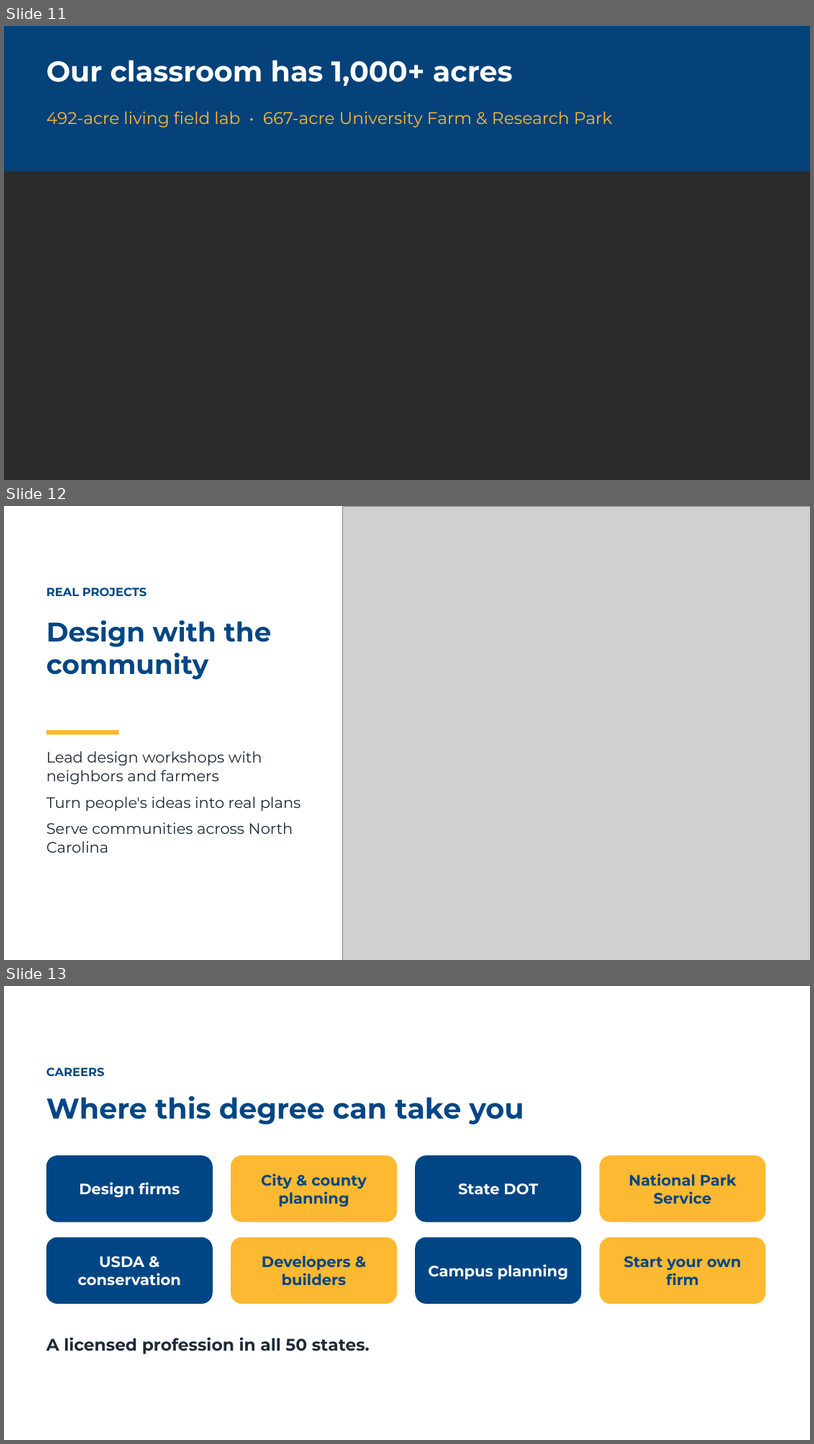
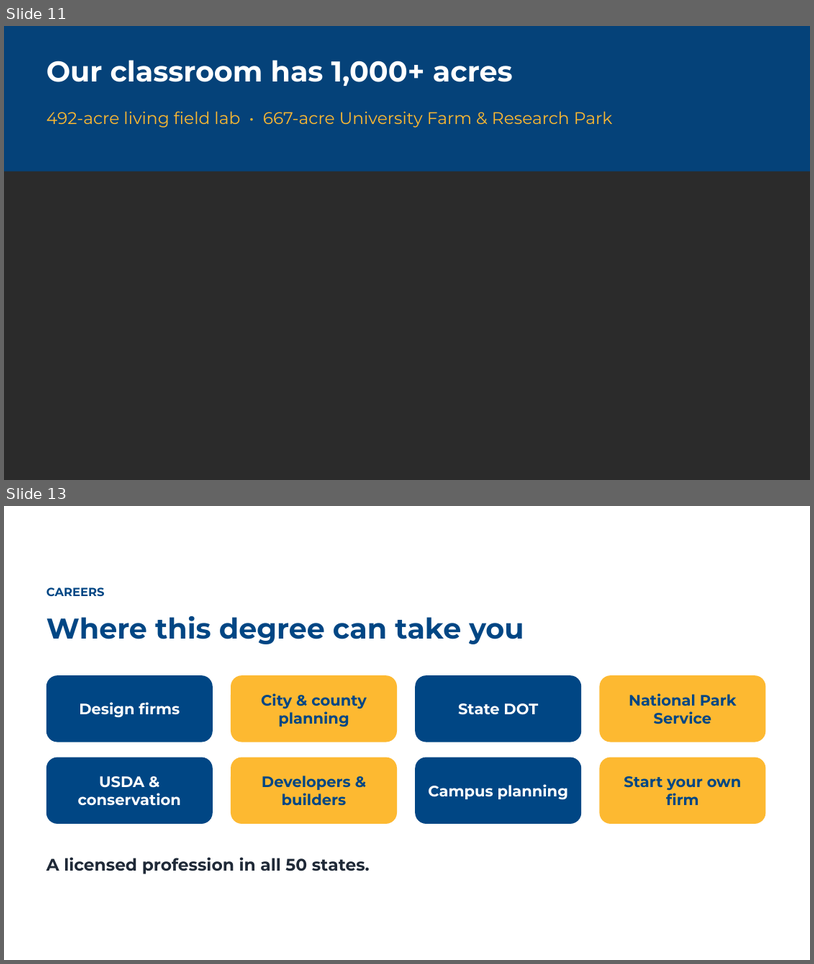
Before and after one commit to ncatlandarch-droid/ncat-landreth-farm-expansion, a slide deck: recruiting/NCAT_Landscape_Architecture_Recruiting.pptx. Shown one above the other, each under a label of ours: slides 11, 12 and 13 before the commit, slides 11 and 13 after it; the slides between them are not shown. The pictures are 814x1444 and 814x964 pixels, drawn with LibreOffice and Linux fonts; fonts in the diff are those of the drawing; grey boxes stand for pictures; background and template pictures are left out; a plain dark background stands for a picture behind light text. Boxes give left, top, right and bottom in pixels: in the first picture for what was removed or moved away, otherwise in the second. Text is boxed around its words. In the diff, an @@ line names an element or a change of style, - is before the commit and + after.

```diff
--- a/recruiting/NCAT_Landscape_Architecture_Recruiting.pptx
+++ b/recruiting/NCAT_Landscape_Architecture_Recruiting.pptx
@@ slide 12 removed at [4,506,810,960], background #FFFFFF @@
@@ picture removed at [343,506,810,960] @@
@@ text removed at [46,587,147,597] @@
-REAL PROJECTS
@@ text removed at [46,620,272,680] @@
-Design with the community
@@ rectangle removed at [46,730,119,735] @@
@@ text removed at [46,751,301,852] @@
-Lead design workshops with neighbors and farmers
-Turn people's ideas into real plans
-Serve communities across North Carolina
```
Also in this commit, not shown: 1 slide changed, 1 slide added.
